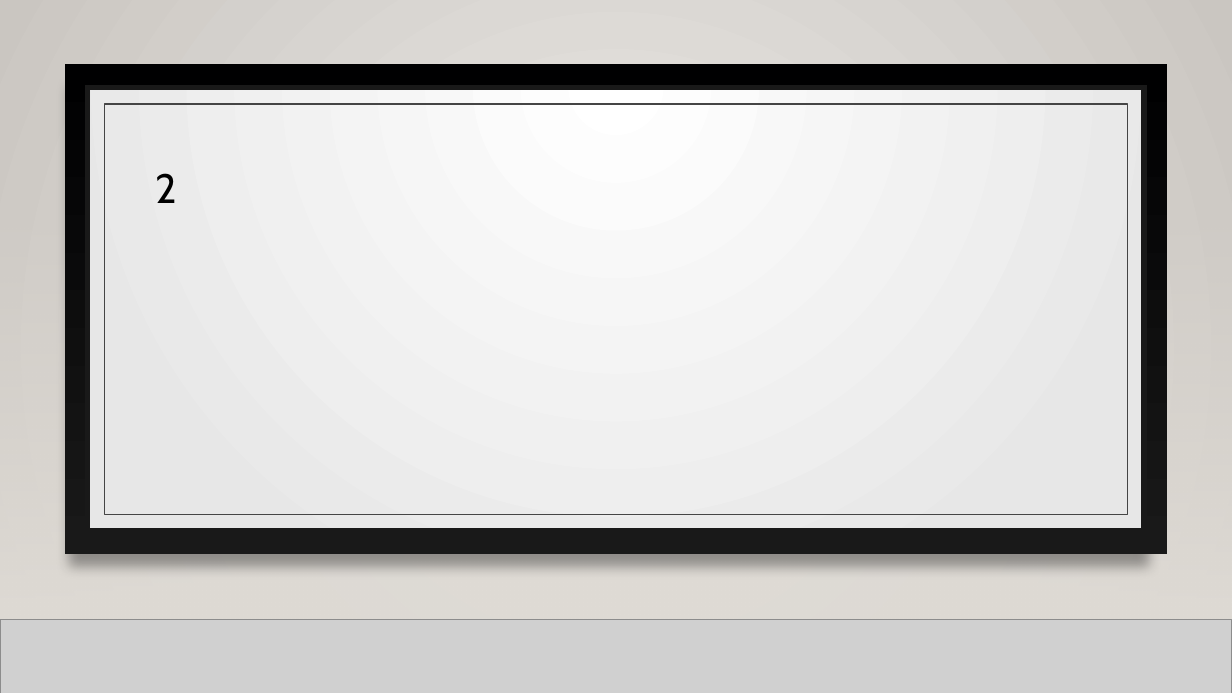
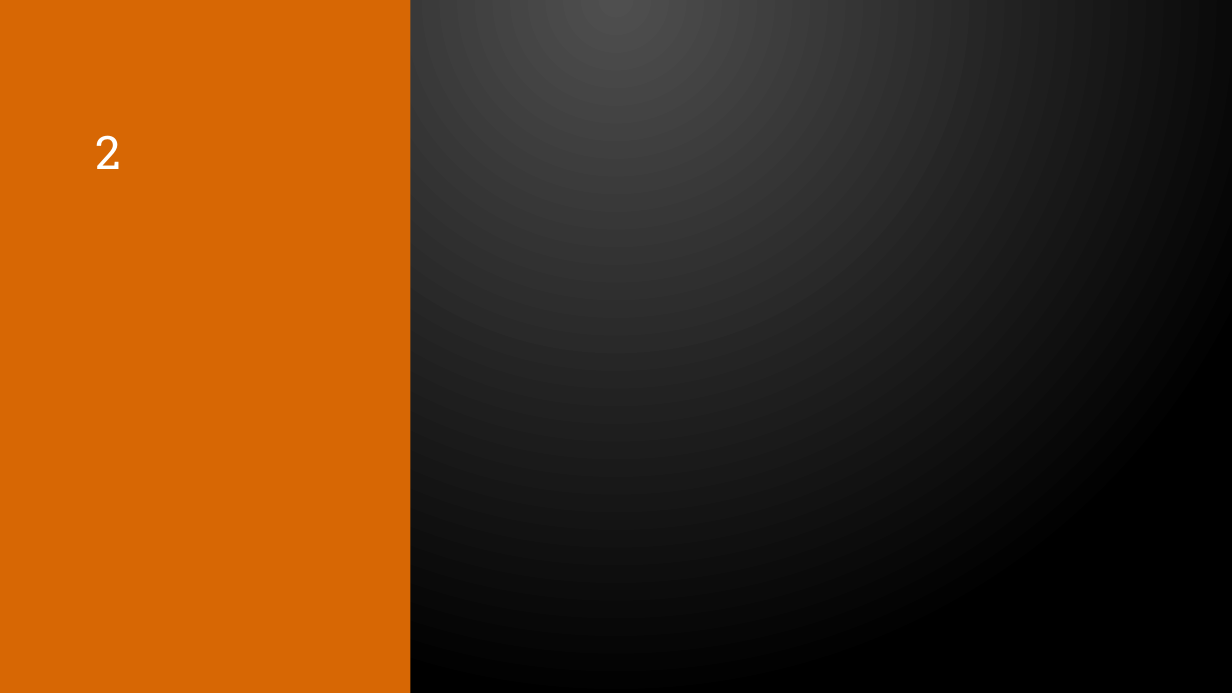
Before and after one commit to renat2006/projet_ya_lc, a slide deck: slide 3 of templates/p2.pptx. Drawn at 1232x693 pixels with LibreOffice and Linux fonts; fonts in the diff are those of the drawing; grey boxes stand for pictures; background and template pictures are left out. Boxes give left, top, right and bottom in pixels: in the first picture for what was removed or moved away, otherwise in the second. Text is boxed around its words. In the diff, an @@ line names an element or a change of style, - is before the commit and + after.

```diff
--- a/templates/p2.pptx
+++ b/templates/p2.pptx
@@ background gradient #ECEAE7 to #CAC7C1 to gradient #505050 to #000000 @@
@@ rectangle at <box>0,0,1232,693</box>: fill gradient #ECEAE7 to #CAC7C1 to gradient #505050 to #000000 @@
@@ rectangle added at <box>0,0,410,693</box>, fill #D76704 @@
@@ rectangle removed at <box>65,65,1167,555</box> @@
@@ rectangle removed at <box>88,88,1144,531</box> @@
@@ rectangle removed at <box>104,104,1128,515</box> @@
@@ title "2": place and size @@
-title "2" at <box>156,173,178,203</box>
+title "2" at <box>95,135,121,169</box>
@@ title "2" at <box>95,135,121,169</box>: size 32 to 36 pt, font Cabin to Roboto Slab, text colour #000000 to #FFFFFF; vertical alignment middle to top @@
@@ rectangle removed at <box>0,204,1232,619</box> @@
@@ line removed from (147, 187) to (1118, 187) @@
@@ rectangle: place and size @@
-rectangle at <box>0,204,1232,619</box>
+rectangle at <box>0,366,1232,619</box>
@@ rectangle at <box>0,366,1232,619</box>: fill gradient #DFDBD5 to gradient #454545 @@
@@ picture removed at <box>0,619,1232,693</box> @@
```
Also in this commit, not shown: 2 other slides changed, 2 slides added, 1 slide removed, 12 other files.
